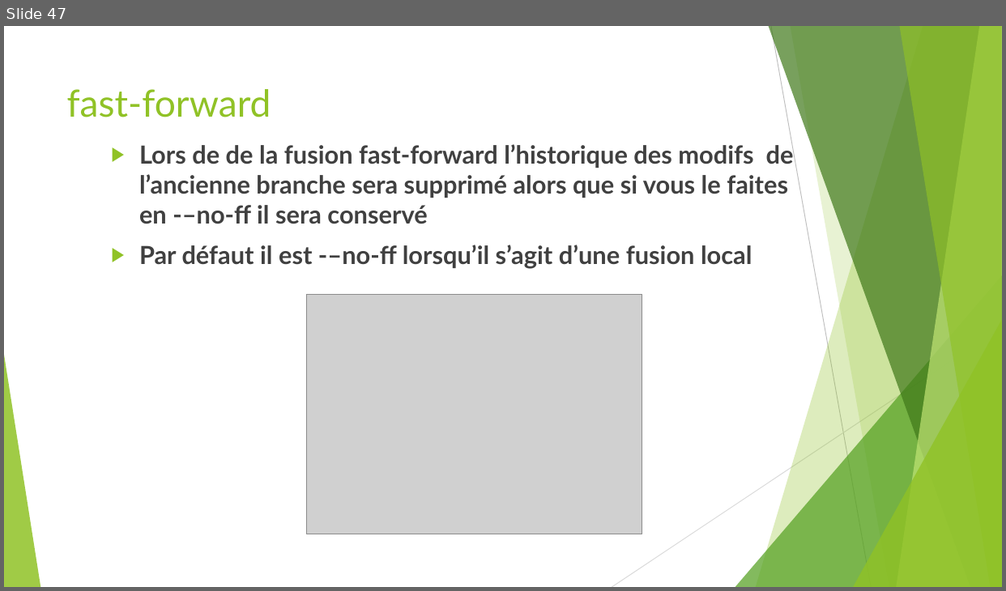
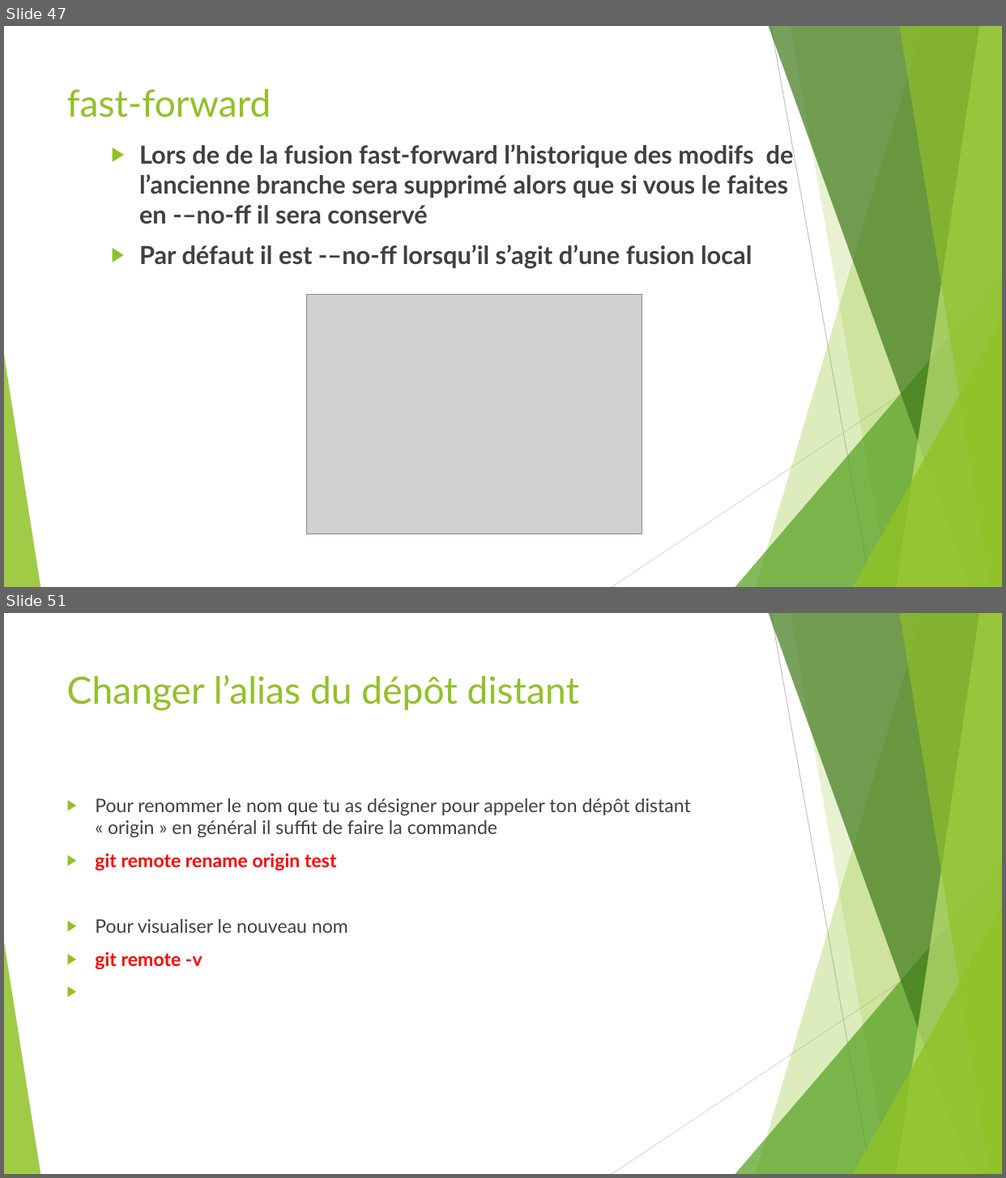
Before and after one commit to ousrah/DEV201, a slide deck: git/Formation Git.pptx. Shown one above the other, each under a label of ours: slide 47 before the commit, slides 47 and 51 after it; the slides between them are not shown. The pictures are 1006x591 and 1006x1178 pixels, drawn with LibreOffice and Linux fonts; fonts in the diff are those of the drawing; grey boxes stand for pictures. Boxes give left, top, right and bottom in pixels: in the first picture for what was removed or moved away, otherwise in the second. Text is boxed around its words. In the diff, an @@ line names an element or a change of style, - is before the commit and + after.

Commit message:
git distant

```diff
--- a/git/Formation Git.pptx
+++ b/git/Formation Git.pptx
@@ slide 51 added at (x1=4, y1=613, x2=1002, y2=1174), background #FFFFFF; not listed: 10 template elements that a slide beside it also shows @@
@@ title added at (x1=67, y1=675, x2=579, y2=711), 36 pt, text #90C226 @@
+Changer l’alias du dépôt distant
@@ text added at (x1=95, y1=798, x2=691, y2=969), 18 pt, text #404040 @@
+▶ Pour renommer le nom que tu as désigner pour appeler ton dépôt distant « origin » en général il suffit de faire la commande
+▶ git remote rename origin test
+▶ Pour visualiser le nouveau nom
+▶ git remote -v
```
Also in this commit, not shown: 2 slides changed, 16 other slides added, 1 slide removed.
